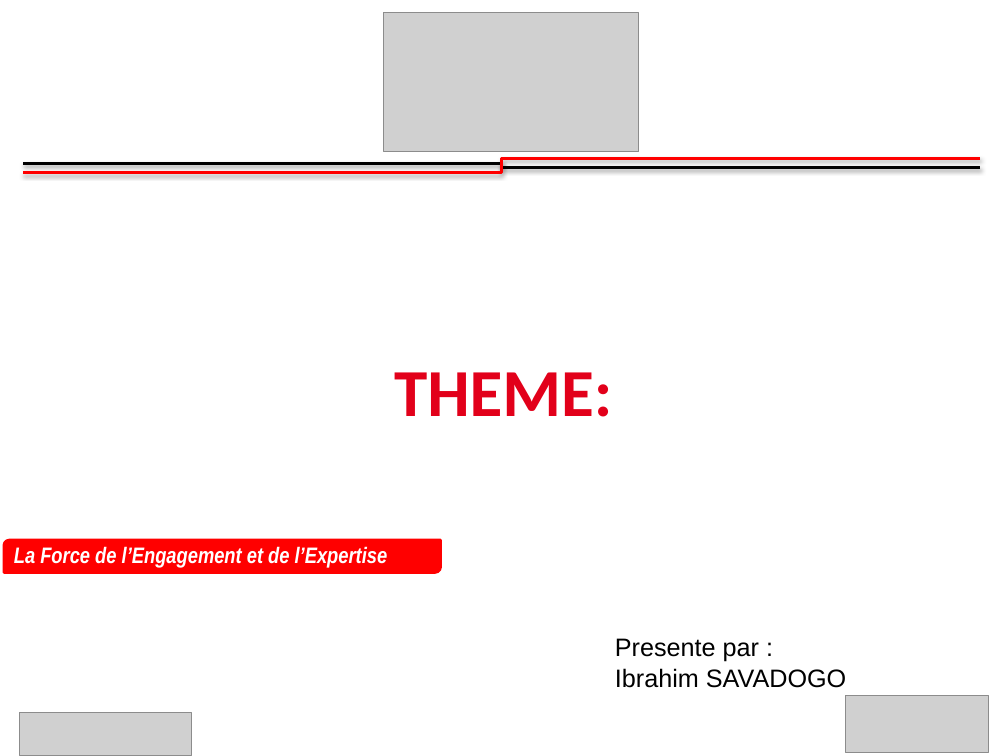
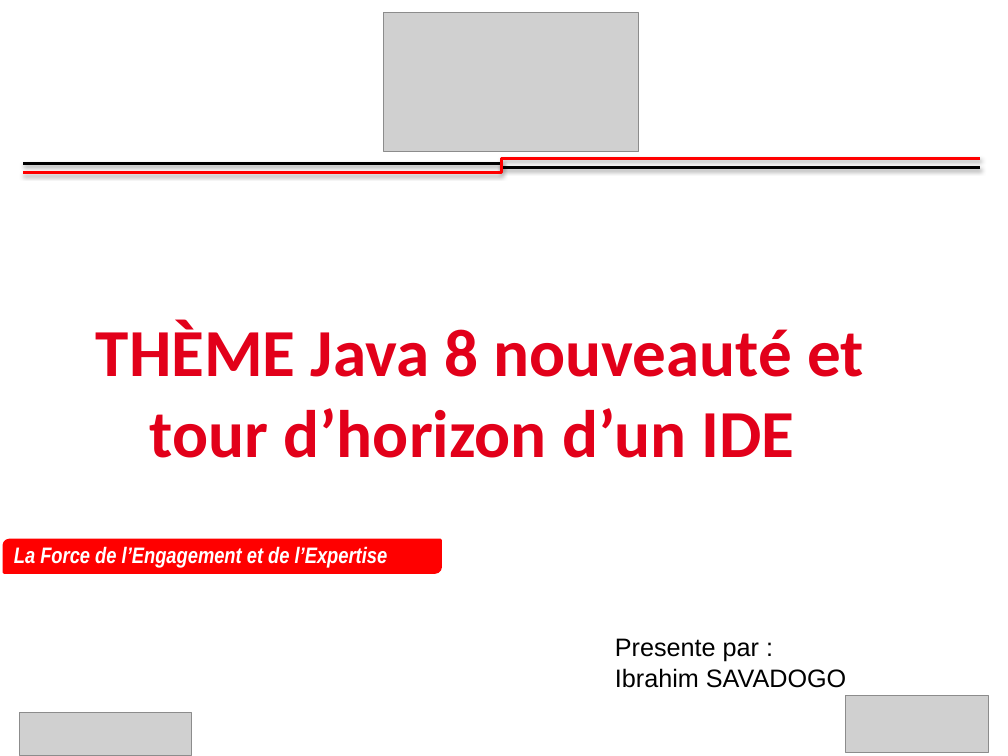
Before and after one commit to ibrahimsava/Osis-training-in-java, a slide deck: slide 1 of Osis_Presentation_Ibrahim_SAVADOGO_2 [Autosaved].pptx. Drawn at 1008x756 pixels with LibreOffice and Linux fonts; fonts in the diff are those of the drawing; grey boxes stand for pictures; background and template pictures are left out. Boxes give left, top, right and bottom in pixels: in the first picture for what was removed or moved away, otherwise in the second. Text is boxed around its words. In the diff, an @@ line names an element or a change of style, - is before the commit and + after.

```diff
--- a/Osis_Presentation_Ibrahim_SAVADOGO_2 [Autosaved].pptx
+++ b/Osis_Presentation_Ibrahim_SAVADOGO_2 [Autosaved].pptx
@@ title at [96, 320, 864, 458]: text changed @@
-THEME:
+THÈME Java 8 nouveauté et tour d’horizon d’un IDE
```
Also in this commit, not shown: 1 other slide changed.
